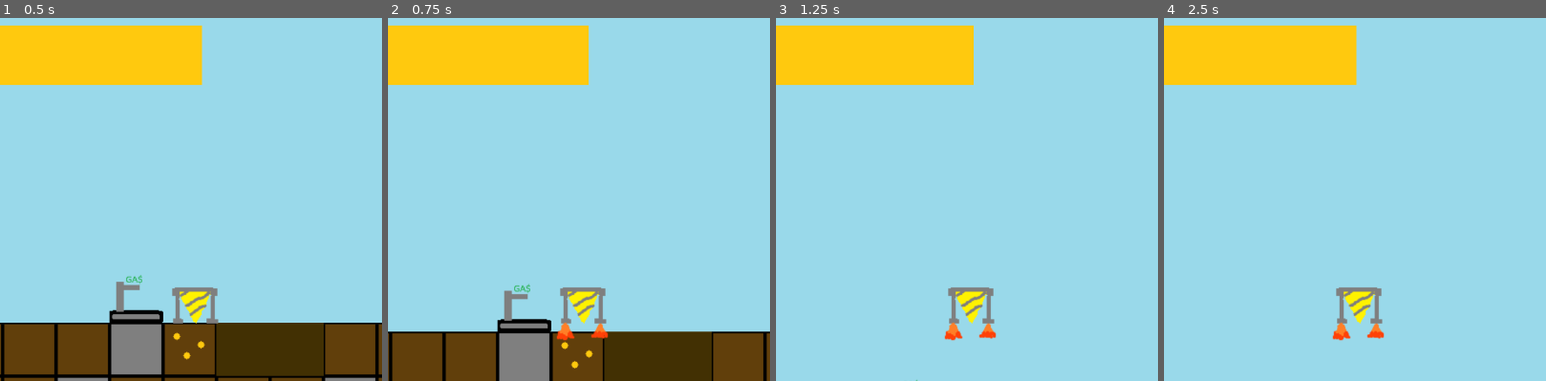
Above: before the commit, frames 1-4 (left to right).
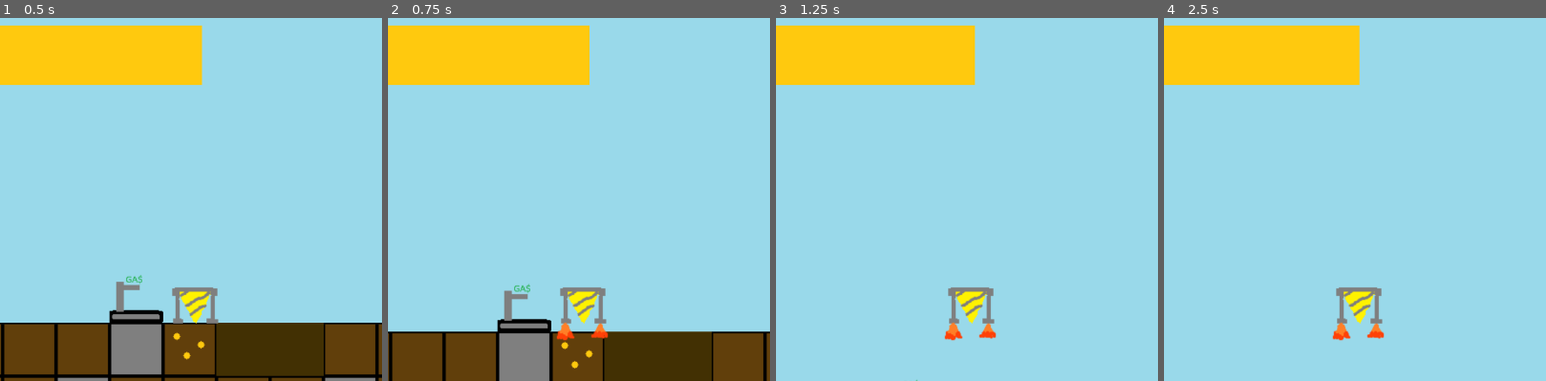
Above: after the commit, the same moments.

Repository: sam-eg/Digem
Game: Godot game, scene res://world.tscn
Same seed, same stepped clock (60 frames per second), same inputs: the game is played once before the commit and once after it.
Inputs:
- Up to frame 1 (0.5 s): no input
- Up to frame 2 (0.75 s): tap Enter at 0.5 s; hold Right (drill_right) from 0.53 s (still down); hold W (up) from 0.53 s (still down)
- Up to frame 3 (1.25 s): keep holding Right (drill_right); keep holding W (up)
- Up to frame 4 (2.5 s): release W (up) at 1.28 s; tap W (up) at 1.35, 1.52, 1.82 s; release Right (drill_right) at 2.03 s; hold Left (drill_left) from 2.03 s (still down); hold W (up) from 2.03 s (still down)
The pictures show only the part of the screen within x 24-74%, y 7-57%; the shares and areas given below are measured in that part.

Frame 1 is identical in both runs. In frame 2, less than 0.1% of the frame differs, in the area x 52-53%, y 2-19%; in frame 3, less than 0.1%; in frame 4, 0.2%, in the area x 50-52%, y 2-19%.

Commit message:
Balance adjustment

Diff:
--- a/player.gd
+++ b/player.gd
@@ -45,7 +45,7 @@
 	if Input.is_action_pressed("up"):
 		input_direction.y -= 1
 		animated_sprite.play("up")
-		fuel -= 2
+		fuel -= 1
 	if Input.is_action_pressed("up") and Input.is_action_pressed("left"):
 		animated_sprite.play("up_left")
 	if Input.is_action_pressed("up") and Input.is_action_pressed("right"):
